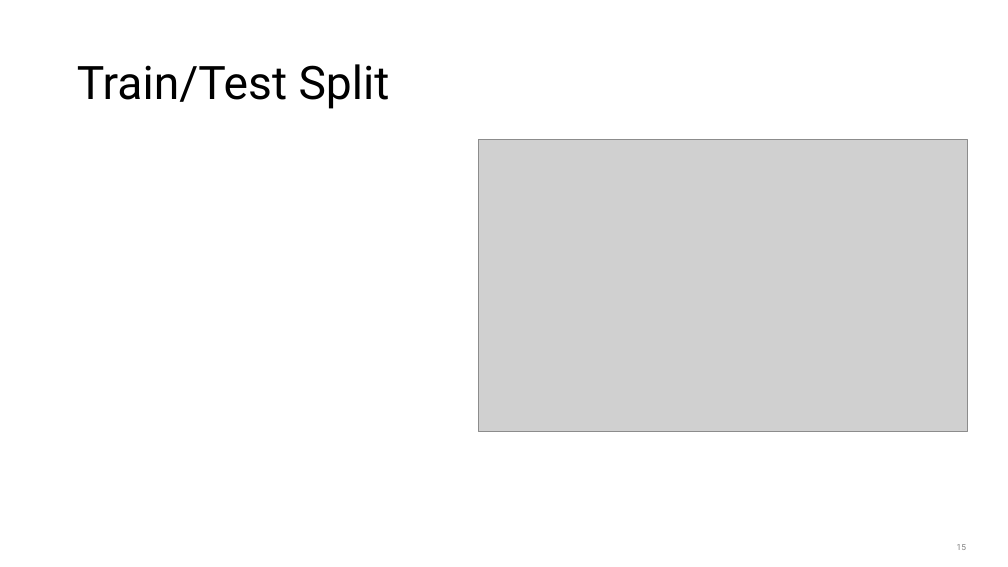
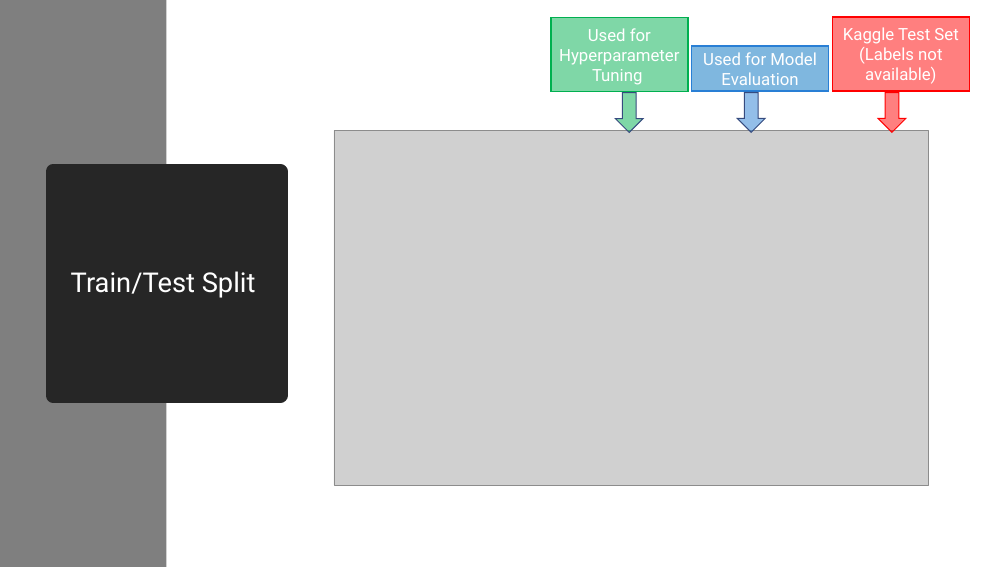
Before and after one commit to shashankvmaiya/Bike-Sharing-Demand-Prediction, a slide deck: slide 18 of Reports/Final_Presentation.pptx (slide 15 before the commit). Drawn at 1008x567 pixels with LibreOffice and Linux fonts; fonts in the diff are those of the drawing; grey boxes stand for pictures. Boxes give left, top, right and bottom in pixels: in the first picture for what was removed or moved away, otherwise in the second. Text is boxed around its words. In the diff, an @@ line names an element or a change of style, - is before the commit and + after.

```diff
--- a/Reports/Final_Presentation.pptx
+++ b/Reports/Final_Presentation.pptx
@@ rectangle added at (0,0,166,567), fill #7F7F7F @@
@@ rectangle added at (551,17,688,91), fill #00B050 at 50% opacity, outline #00B050 1.5 pt, 16 pt, text #FFFFFF @@
+Used for Hyperparameter Tuning
@@ rectangle added at (833,17,969,91), fill #FF0000 at 50% opacity, outline #FF0000 1.5 pt, 16 pt, text #FFFFFF @@
+Kaggle Test Set (Labels not available)
@@ rectangle added at (692,46,829,91), fill #0070C0 at 50% opacity, outline #297FD5 1.5 pt, 16 pt, text #FFFFFF @@
+Used for Model Evaluation
@@ down arrow added at (616,93,644,133), fill #00B050 at 50% opacity, outline #374B7F 1 pt @@
@@ down arrow added at (737,92,765,132), fill #297FD5 at 50% opacity, outline #374B7F 1 pt @@
@@ down arrow added at (879,92,907,132), fill #FF0000 at 50% opacity, outline #FF0000 1 pt @@
@@ picture: place and size @@
-picture at (478,140,967,432)
+picture at (334,130,929,485)
@@ title "Train/Test Split": place and size @@
-title "Train/Test Split" at (77,64,390,109)
+title "Train/Test Split" at (53,172,281,395)
@@ title "Train/Test Split" at (53,172,281,395): size 44 to 26 pt, text colour #000000 to #FFFFFF; alignment left to centre; fill none to #262626; outline none to #262626 13.75 pt @@
@@ page number removed at (957,544,966,550) @@
-15
```
Also in this commit, not shown: 19 other slides changed, 11 slides added, 6 slides removed, 21 other files.
